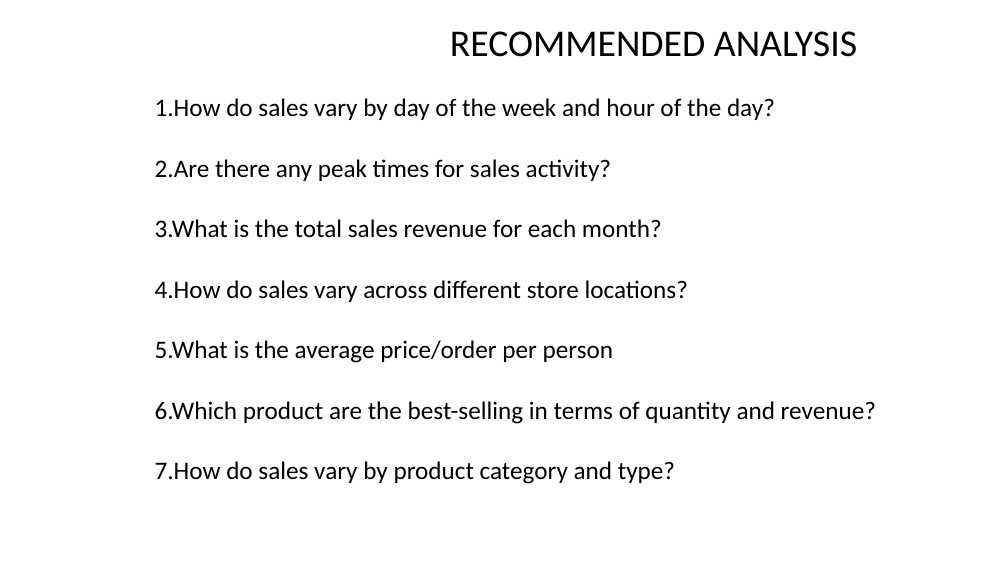
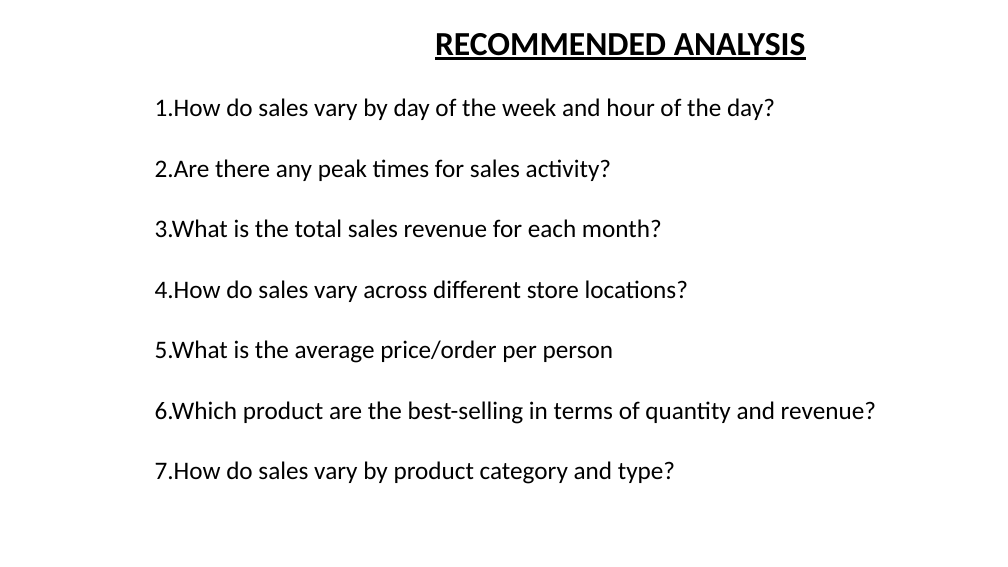
Before and after one commit to Thilak2004/coffee-shop-sales, a slide deck: slide 1 of coffe shop sales analysis pdf.pptx. Drawn at 1008x567 pixels with LibreOffice and Linux fonts; fonts in the diff are those of the drawing; background and template pictures are left out. Boxes give left, top, right and bottom in pixels: in the first picture for what was removed or moved away, otherwise in the second. Text is boxed around its words. In the diff, an @@ line names an element or a change of style, - is before the commit and + after.

```diff
--- a/coffe shop sales analysis pdf.pptx
+++ b/coffe shop sales analysis pdf.pptx
@@ text "RECOMMENDED ANALYSIS": place and size @@
-text "RECOMMENDED ANALYSIS" at (450,31,857,57)
+text "RECOMMENDED ANALYSIS" at (435,33,806,60)
@@ text "RECOMMENDED ANALYSIS" at (435,33,806,60): size 36 to 32 pt, bold on, underline on @@
```
